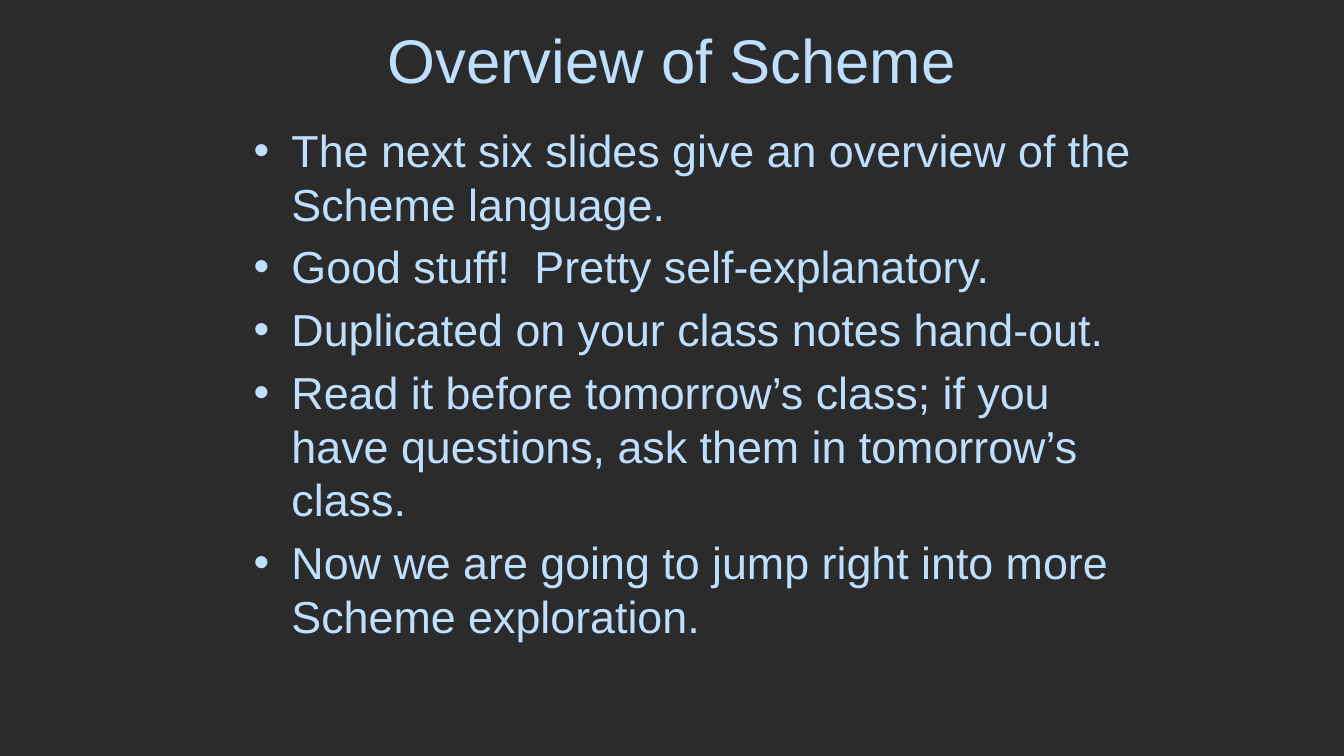
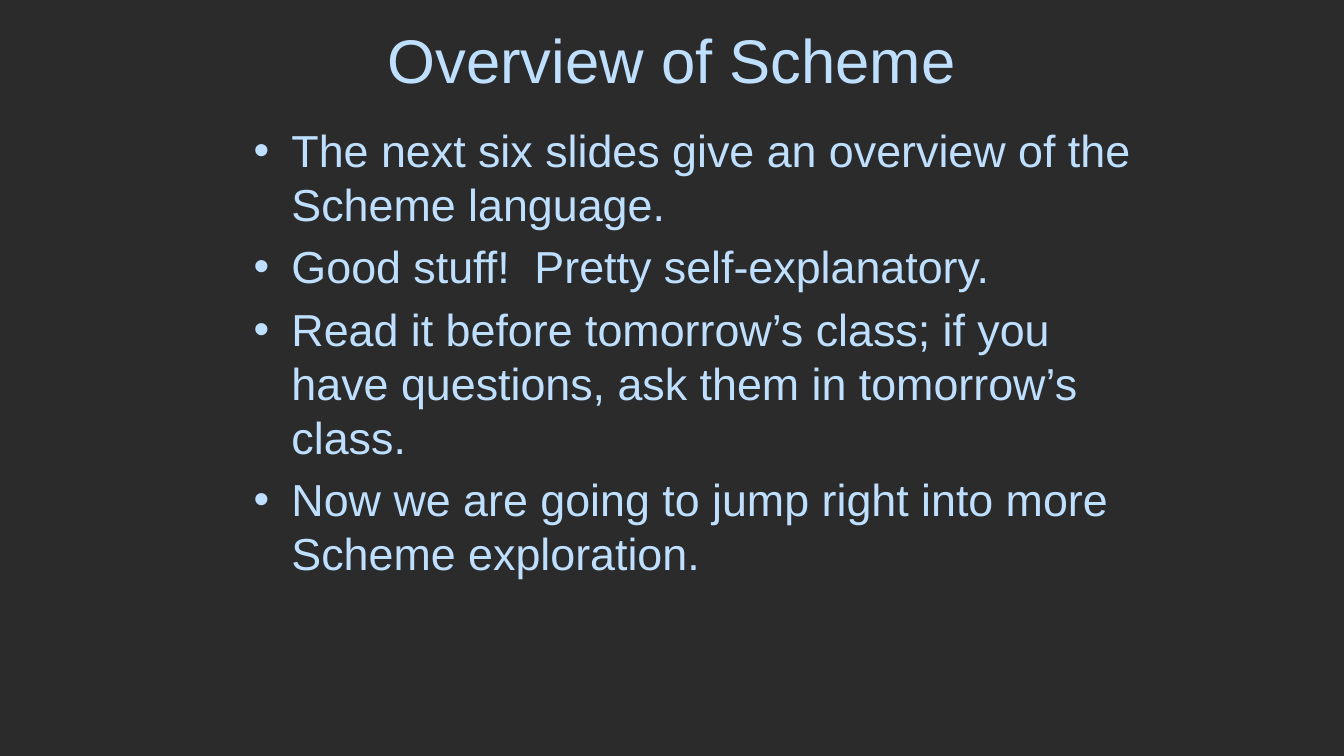
Before and after one commit to RHIT-CSSE/csse304, a slide deck: slide 9 of ClassMaterials/SchemeIntro/SchemeIntro.pptx (slide 8 before the commit). Drawn at 1344x756 pixels with LibreOffice and Linux fonts; fonts in the diff are those of the drawing; background and template pictures are left out; a plain dark background stands for a picture behind light text. Boxes give left, top, right and bottom in pixels: in the first picture for what was removed or moved away, otherwise in the second. Text is boxed around its words. In the diff, an @@ line names an element or a change of style, - is before the commit and + after.

```diff
--- a/ClassMaterials/SchemeIntro/SchemeIntro.pptx
+++ b/ClassMaterials/SchemeIntro/SchemeIntro.pptx
@@ text at <box>291,313,1103,355</box>: paragraph removed @@
-• Duplicated on your class notes hand-out.
```
Also in this commit, not shown: 5 other slides changed, 1 slide added, 3 other files.
